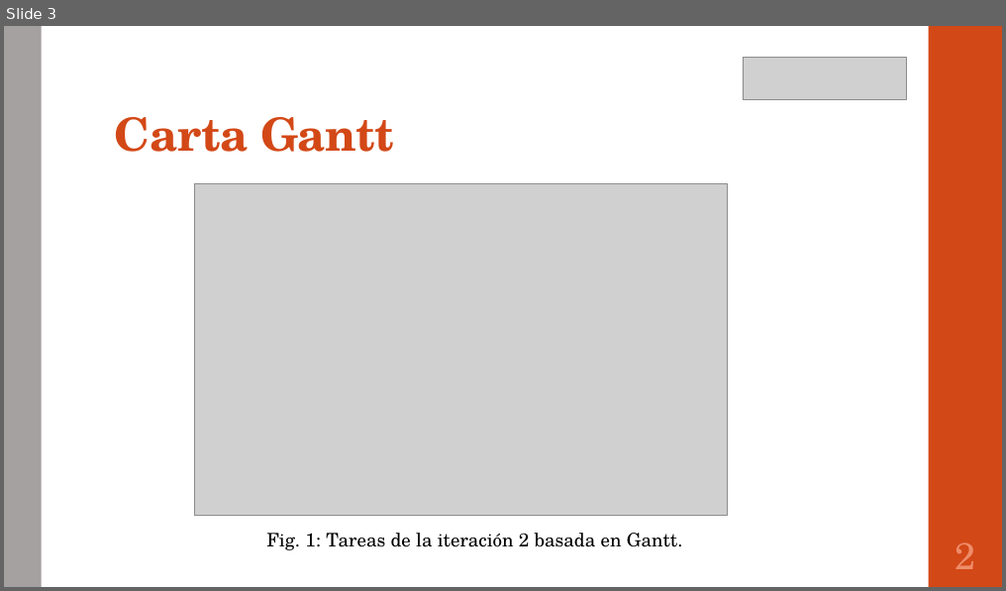
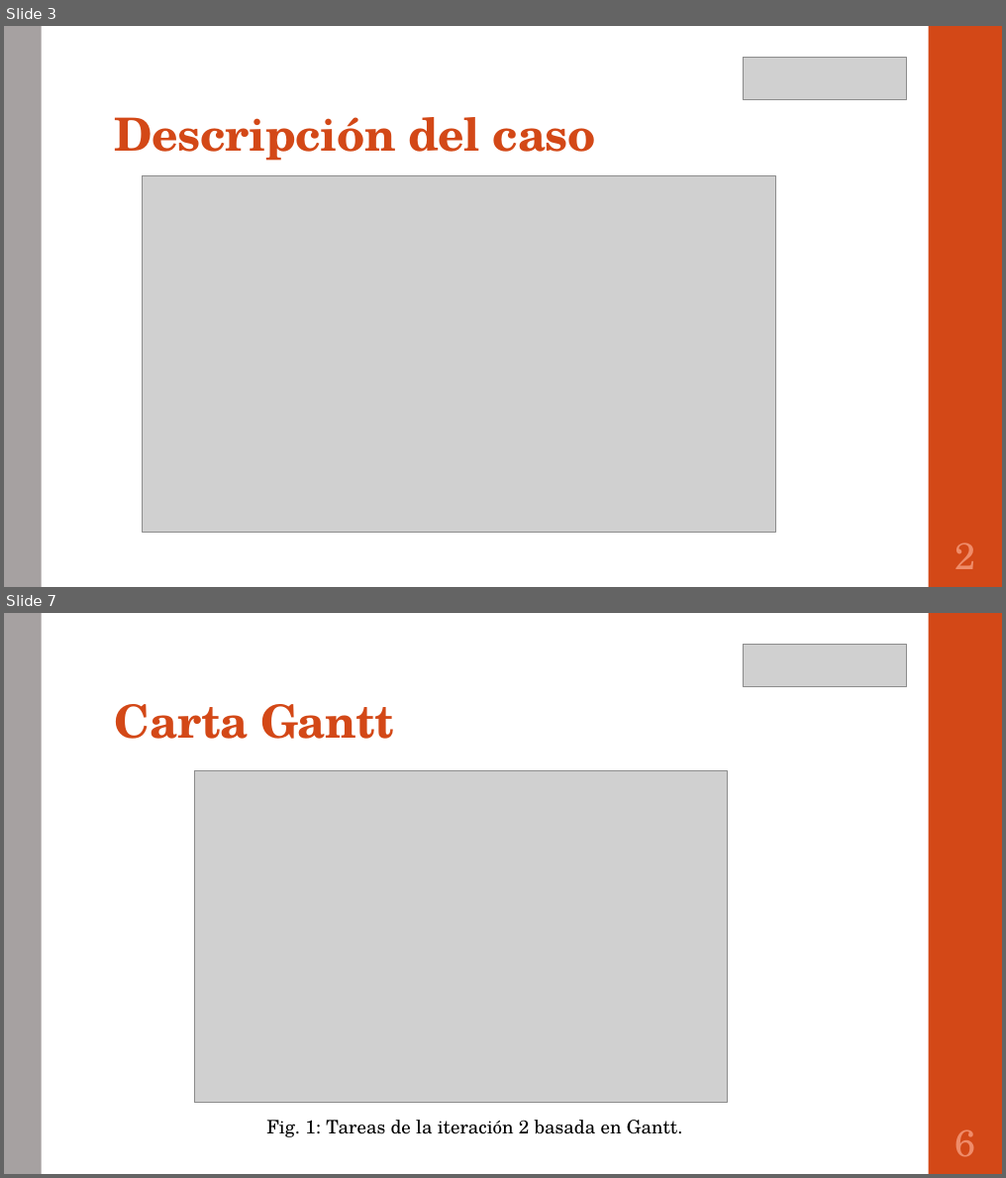
Before and after one commit to portafolio2016/hipocrates, a slide deck: presentación lunes 24 octubre 2016.pptx. Shown one above the other, each under a label of ours: slide 3 before the commit, slides 3 and 7 after it; the slides between them are not shown. The pictures are 1006x591 and 1006x1178 pixels, drawn with LibreOffice and Linux fonts; fonts in the diff are those of the drawing; grey boxes stand for pictures. Boxes give left, top, right and bottom in pixels: in the first picture for what was removed or moved away, otherwise in the second. Text is boxed around its words. In the diff, an @@ line names an element or a change of style, - is before the commit and + after.

```diff
--- a/presentación lunes 24 octubre 2016.pptx
+++ b/presentación lunes 24 octubre 2016.pptx
@@ slide 3 added at [4, 26, 1002, 587], background #FFFFFF; not listed: 2 template elements that a slide beside it also shows @@
@@ picture added at [743, 57, 907, 99] @@
@@ title added at [115, 117, 596, 161], 44 pt, text #D34817, bold @@
+Descripción del caso
@@ picture added at [143, 175, 776, 532] @@
@@ page number added at [955, 543, 976, 570], 36 pt, text #EF8C6A @@
+2
@@ what was slide 3 is now slide 7 @@
@@ page number at [955, 1130, 976, 1157]: text changed @@
-2
+6
```
Also in this commit, not shown: 2 slides changed, 3 other slides added, 4 slides removed.
